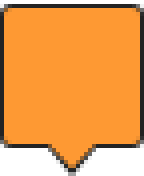
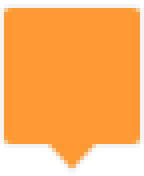
Two versions of the same layered image (144px x 176px). Layer-by-layer changes:
pixels changed over [left=0, top=4, right=144, bottom=176] (layer not identified)
